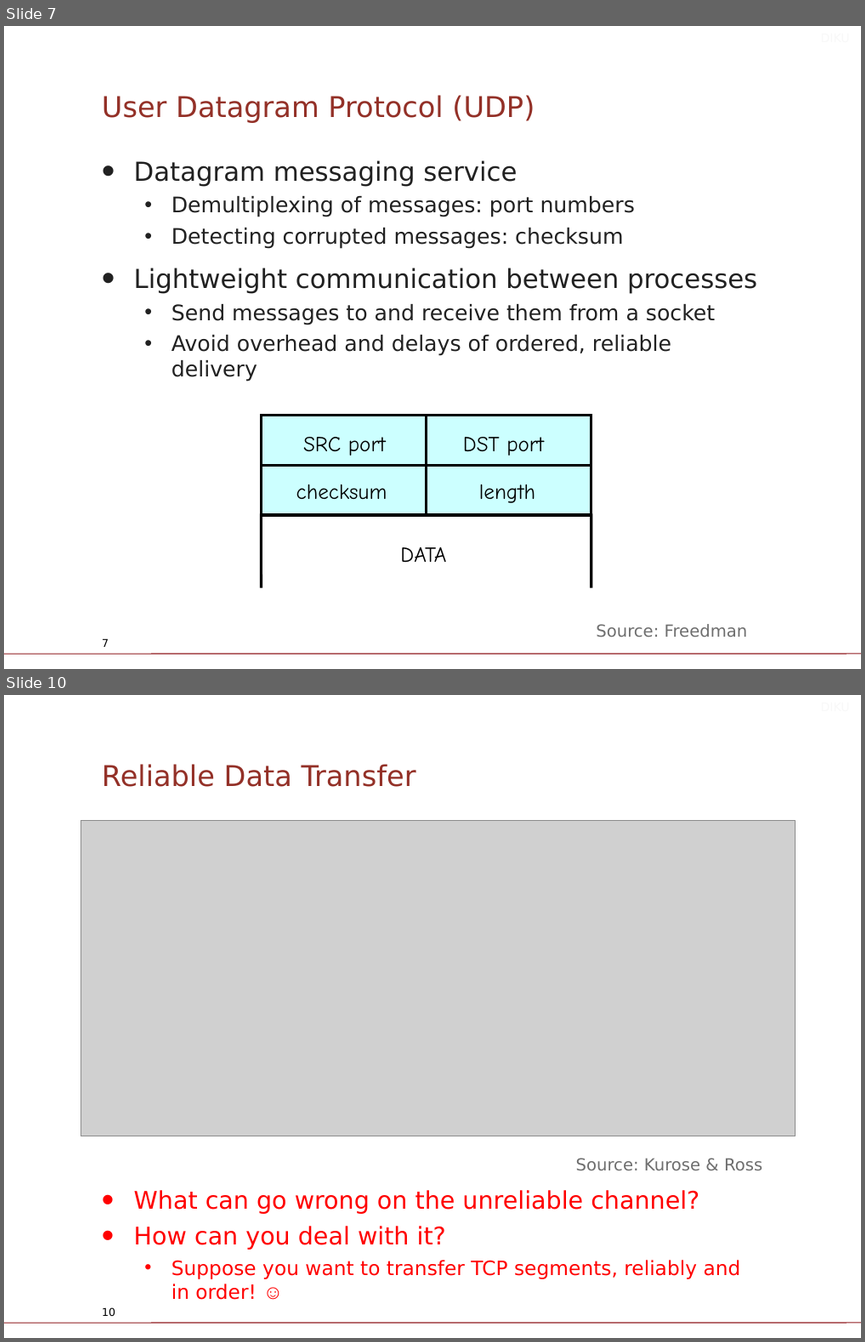
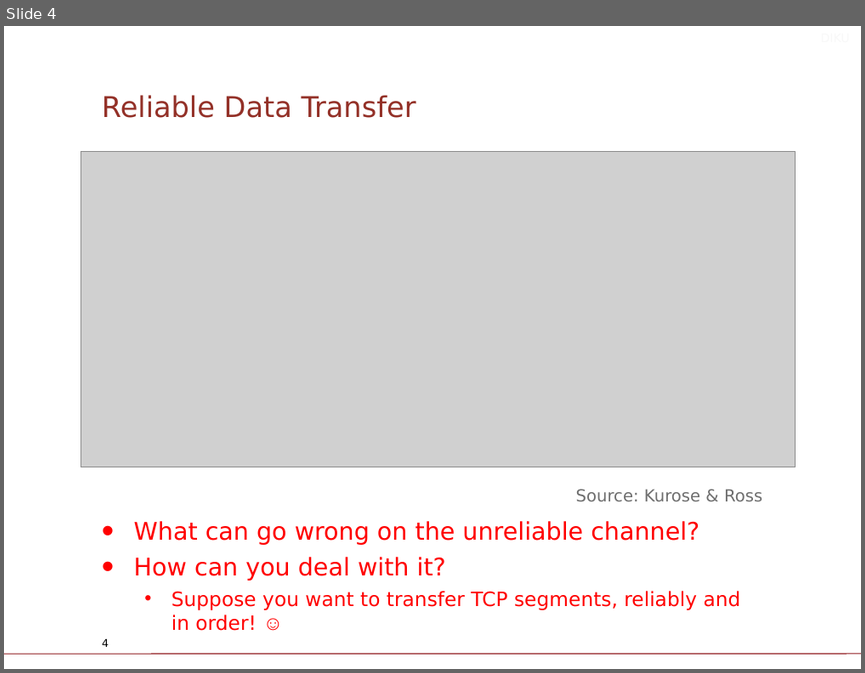
Before and after one commit to diku-compSys/compSys-e2021-pub, a slide deck: lectures/211110_tcp/slides.odp. Shown one above the other, each under a label of ours: slides 7 and 10 before the commit, slide 4 after it; the slides between them are not shown. The pictures are 865x1342 and 865x673 pixels, drawn with LibreOffice and Linux fonts; fonts in the diff are those of the drawing; grey boxes stand for pictures; background and template pictures are left out. Boxes give left, top, right and bottom in pixels: in the first picture for what was removed or moved away, otherwise in the second. Text is boxed around its words. In the diff, an @@ line names an element or a change of style, - is before the commit and + after.

```diff
--- a/lectures/211110_tcp/slides.odp
+++ b/lectures/211110_tcp/slides.odp
@@ slide 7 removed at (x1=4, y1=26, x2=861, y2=669), background #FFFFFF; not listed: 1 template element that a slide beside it also shows @@
@@ text removed at (x1=273, y1=26, x2=858, y2=51) @@
-DIKU
@@ title removed at (x1=102, y1=95, x2=534, y2=123) @@
-User Datagram Protocol (UDP)
@@ text removed at (x1=134, y1=160, x2=757, y2=381) @@
-• Datagram messaging service
-  • Demultiplexing of messages: port numbers
-  • Detecting corrupted messages: checksum
-• Lightweight communication between processes
-  • Send messages to and receive them from a socket
-  • Avoid overhead and delays of ordered, reliable delivery
@@ rectangle removed at (x1=261, y1=415, x2=426, y2=465) @@
@@ rectangle removed at (x1=288, y1=426, x2=409, y2=460) @@
-SRC port
@@ rectangle removed at (x1=426, y1=415, x2=591, y2=465) @@
@@ rectangle removed at (x1=448, y1=426, x2=569, y2=460) @@
-DST port
@@ rectangle removed at (x1=261, y1=465, x2=426, y2=515) @@
@@ text removed at (x1=296, y1=484, x2=387, y2=499) @@
-checksum
@@ rectangle removed at (x1=426, y1=465, x2=591, y2=515) @@
@@ text removed at (x1=479, y1=484, x2=535, y2=503) @@
-length
@@ line removed from (261, 515) to (261, 586) @@
@@ line removed from (590, 515) to (590, 586) @@
@@ text removed at (x1=400, y1=547, x2=446, y2=562) @@
-DATA
@@ text removed at (x1=596, y1=624, x2=748, y2=636) @@
-Source: Freedman
@@ page number removed at (x1=102, y1=638, x2=109, y2=646) @@
-7
@@ what was slide 10 is now slide 4 @@
@@ page number at (x1=102, y1=638, x2=109, y2=646): text changed @@
-10
+4
```
Also in this commit, not shown: 3 slides changed, 5 other slides removed, 2 other files.
